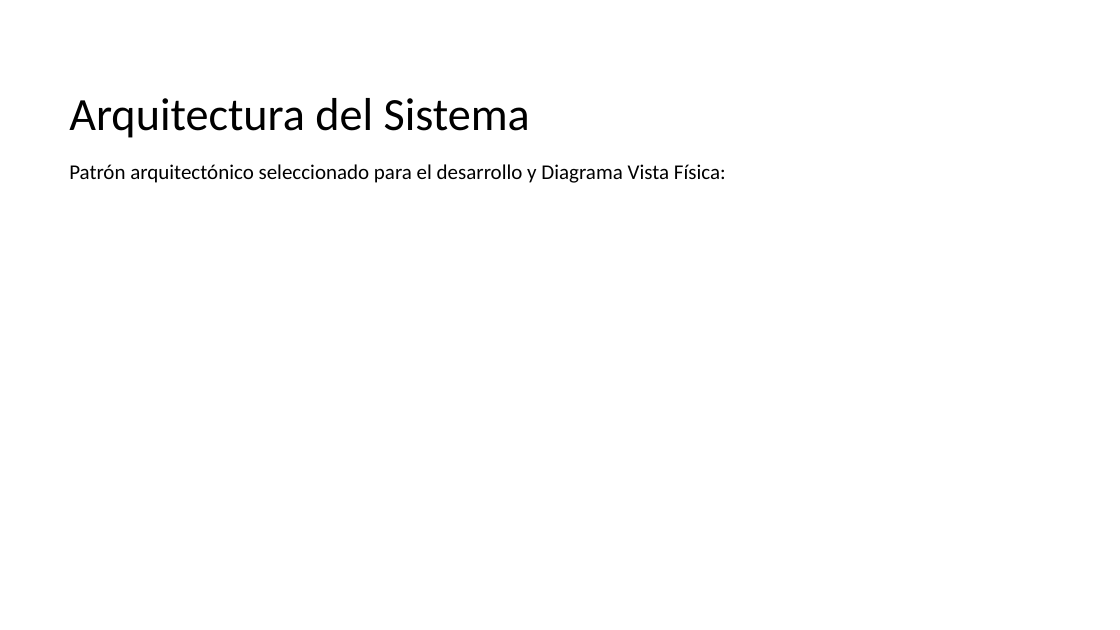
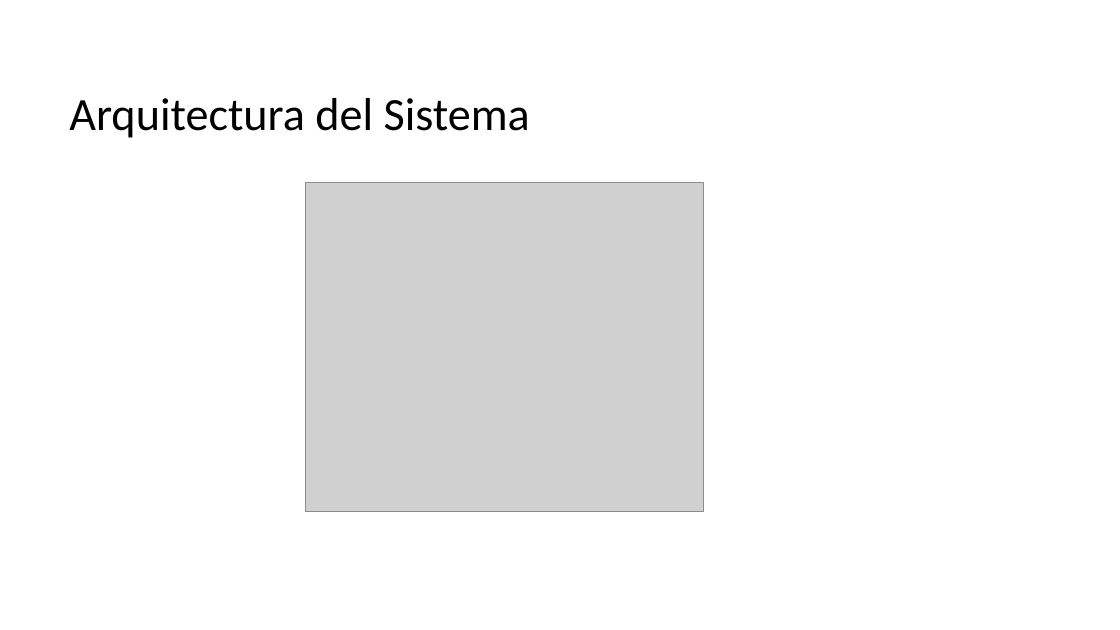
Before and after one commit to CodeFixService/Capstone, a slide deck: slide 6 of fase2/Documentacion Asignatura PTY4614/Estructura Presentación 2-Capstone.pptx (slide 5 before the commit). Drawn at 1120x630 pixels with LibreOffice and Linux fonts; fonts in the diff are those of the drawing; grey boxes stand for pictures; background and template pictures are left out. Boxes give left, top, right and bottom in pixels: in the first picture for what was removed or moved away, otherwise in the second. Text is boxed around its words. In the diff, an @@ line names an element or a change of style, - is before the commit and + after.

```diff
--- a/fase2/Documentacion Asignatura PTY4614/Estructura Presentación 2-Capstone.pptx
+++ b/fase2/Documentacion Asignatura PTY4614/Estructura Presentación 2-Capstone.pptx
@@ text removed at (69, 164, 726, 183) @@
-Patrón arquitectónico seleccionado para el desarrollo y Diagrama Vista Física:
@@ picture added at (305, 183, 703, 513) @@
```
Also in this commit, not shown: 6 other slides changed, 4 slides added, 2 slides removed, 1 other file.
